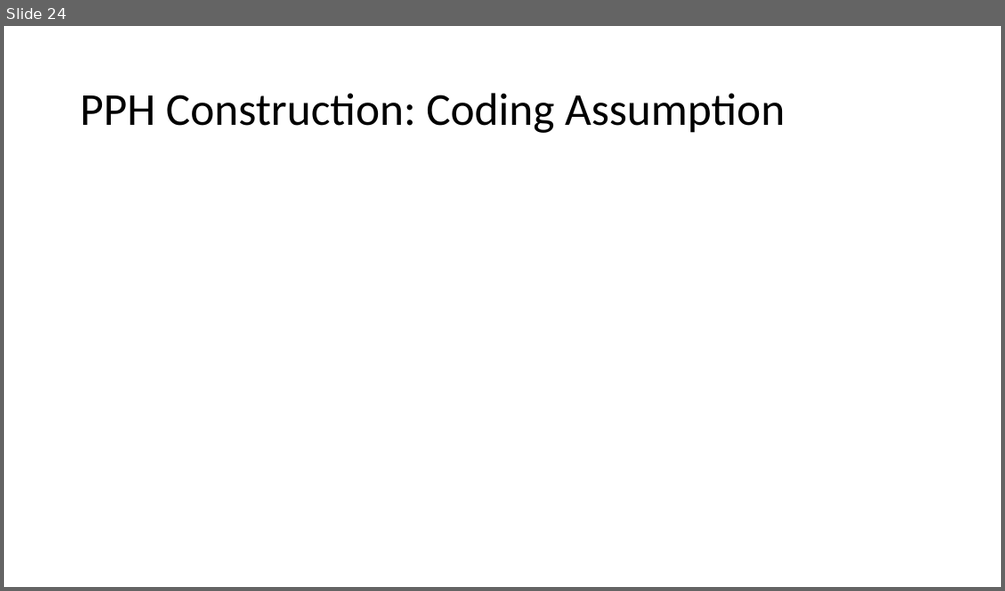
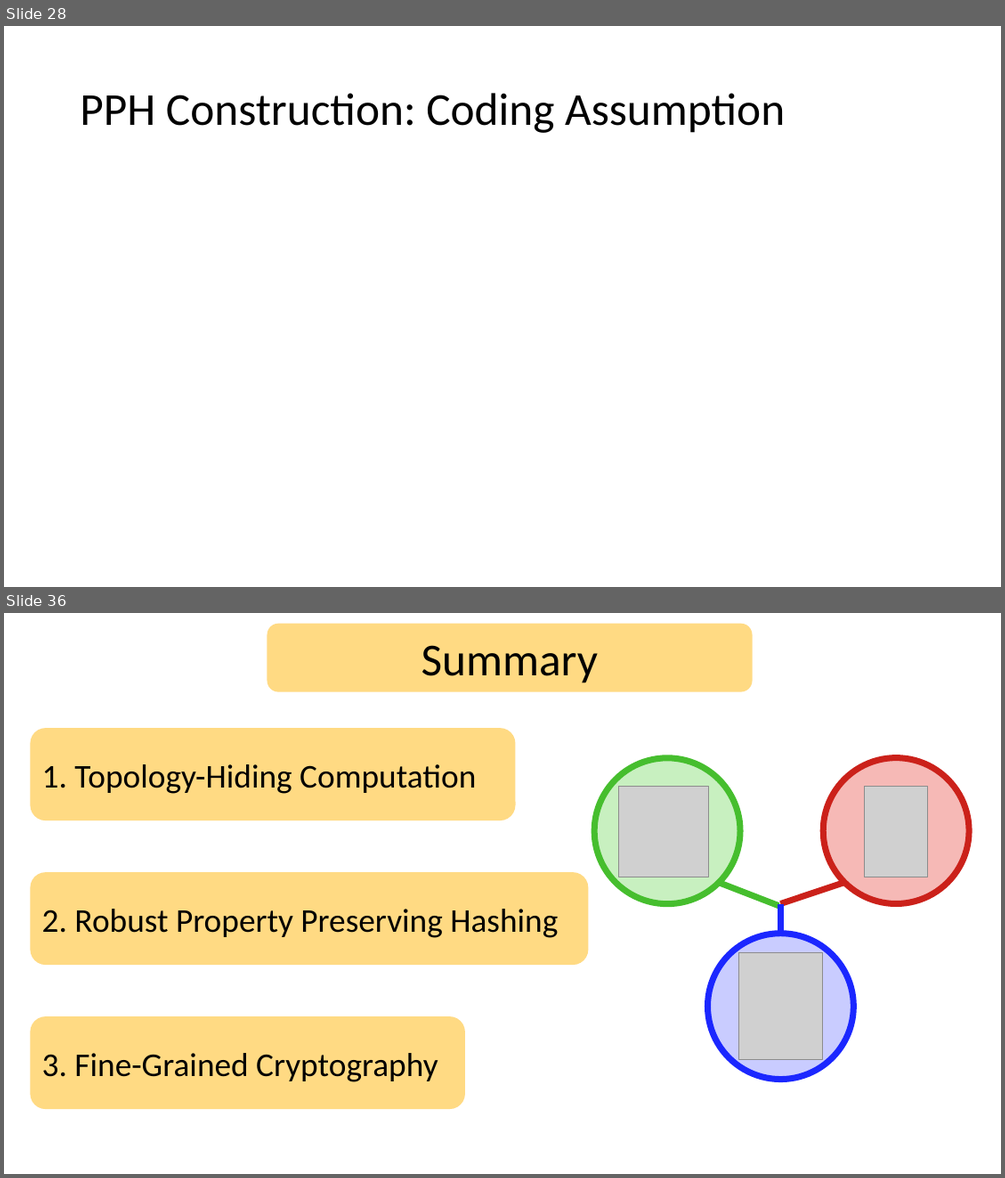
Before and after one commit to riolavigne/thesis, a slide deck: presentation/defense.pptx. Shown one above the other, each under a label of ours: slide 24 before the commit, slides 28 and 36 after it; the slides between them are not shown. The pictures are 1005x591 and 1005x1178 pixels, drawn with LibreOffice and Linux fonts; fonts in the diff are those of the drawing; grey boxes stand for pictures. Boxes give left, top, right and bottom in pixels: in the first picture for what was removed or moved away, otherwise in the second. Text is boxed around its words. In the diff, an @@ line names an element or a change of style, - is before the commit and + after.

```diff
--- a/presentation/defense.pptx
+++ b/presentation/defense.pptx
@@ slide 36 added at [4, 613, 1001, 1174], background #FFFFFF @@
@@ rounded rectangle added at [267, 624, 752, 692], fill #FFDA83, 44 pt, text #000000 @@
+Summary
@@ rounded rectangle added at [30, 728, 516, 821], fill #FFDA83, 32 pt, text #000000 @@
+1. Topology-Hiding Computation
@@ rounded rectangle added at [30, 873, 588, 965], fill #FFDA83, 32 pt, text #000000 @@
+2. Robust Property Preserving Hashing
@@ group added at [594, 758, 969, 1078]: 3 ellipses, 3 lines, 3 pictures @@
@@ rounded rectangle added at [30, 1016, 465, 1109], fill #FFDA83, 32 pt, text #000000 @@
+3. Fine-Grained Cryptography
@@ what was slide 24 is now slide 28 @@
```
Also in this commit, not shown: 11 slides changed, 11 other slides added, 5 other files.
